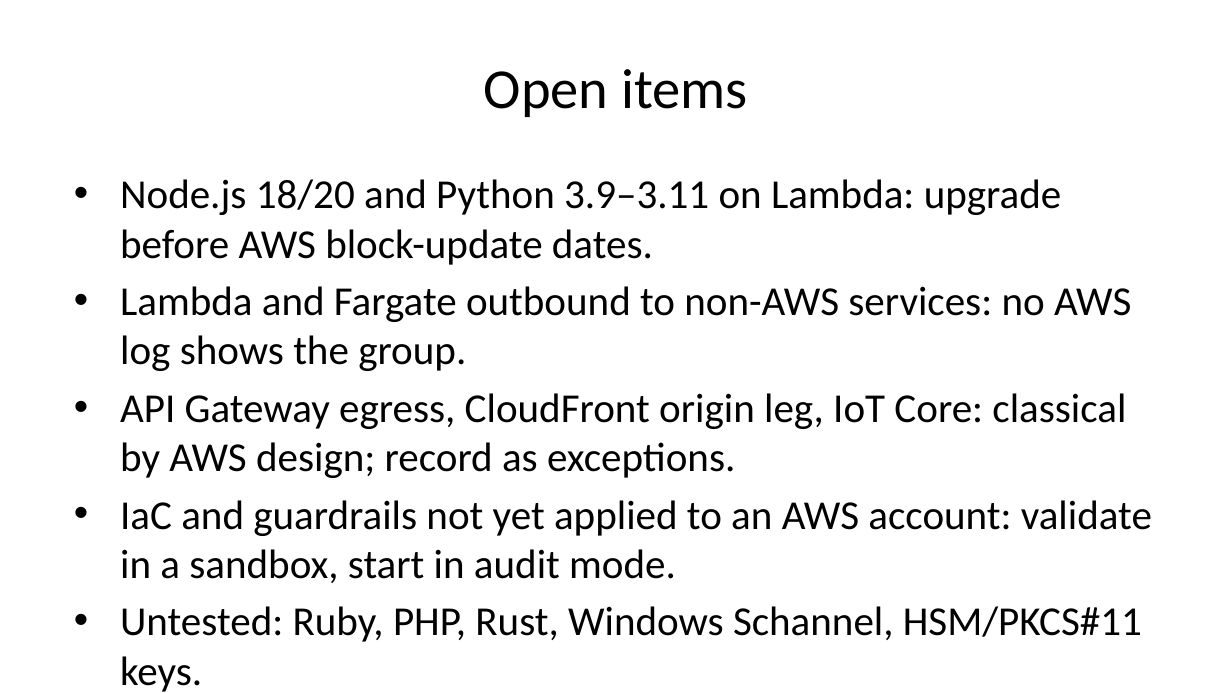
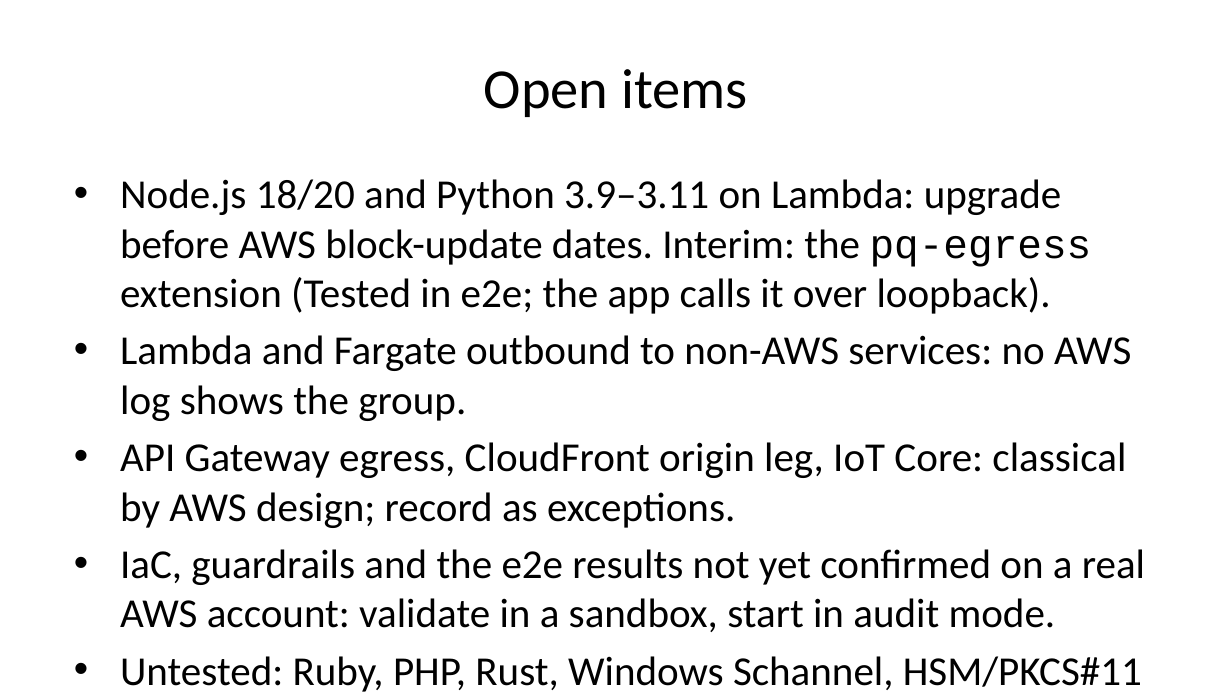
Before and after one commit to moolivkkr/PQC, a slide deck: slide 18 of PQC-Summary.pptx (slide 16 before the commit). Drawn at 1232x693 pixels with LibreOffice and Linux fonts; fonts in the diff are those of the drawing. Boxes give left, top, right and bottom in pixels: in the first picture for what was removed or moved away, otherwise in the second. Text is boxed around its words. In the diff, an @@ line names an element or a change of style, - is before the commit and + after.

Commit message:
Docs: end-to-end learnings in overview, runbook, config index, deck and README
- Overview: Python shim tested with verification on (private CA, mTLS), needs
  idna; pq-egress extension as the tested interim path for runtimes without an
  in-process fix (Node 18/20, Python 3.9-3.11 stdlib, Java 8, Go 1.23)
- Runbook shared files: pq-tls layer wrapper and pq-egress extension rows
- Config index: shim package needs pyOpenSSL, cryptography and idna
- Deck (18 slides): corrected language and keystore rows, end-to-end
  verification and corrections slides, open items
- README: end-to-end section, e2e/ layout row, old drafts marked as predating
  the fixes
- Rebuilt HTML, PDF, DOCX and PPTX

```diff
--- a/PQC-Summary.pptx
+++ b/PQC-Summary.pptx
@@ text at (x1=120, y1=179, x2=1092, y2=314): text changed @@
-• Node.js 18/20 and Python 3.9–3.11 on Lambda: upgrade before AWS block-update dates.
+• Node.js 18/20 and Python 3.9–3.11 on Lambda: upgrade before AWS block-update dates. Interim: the pq-egress extension (Tested in e2e; the app calls it over loopback).
@@ text at (x1=120, y1=549, x2=1145, y2=632): text changed @@
-• IaC and guardrails not yet applied to an AWS account: validate in a sandbox, start in audit mode.
+• IaC, guardrails and the e2e results not yet confirmed on a real AWS account: validate in a sandbox, start in audit mode.
```
Also in this commit, not shown: 3 other slides changed, 2 slides added, 8 other files.
